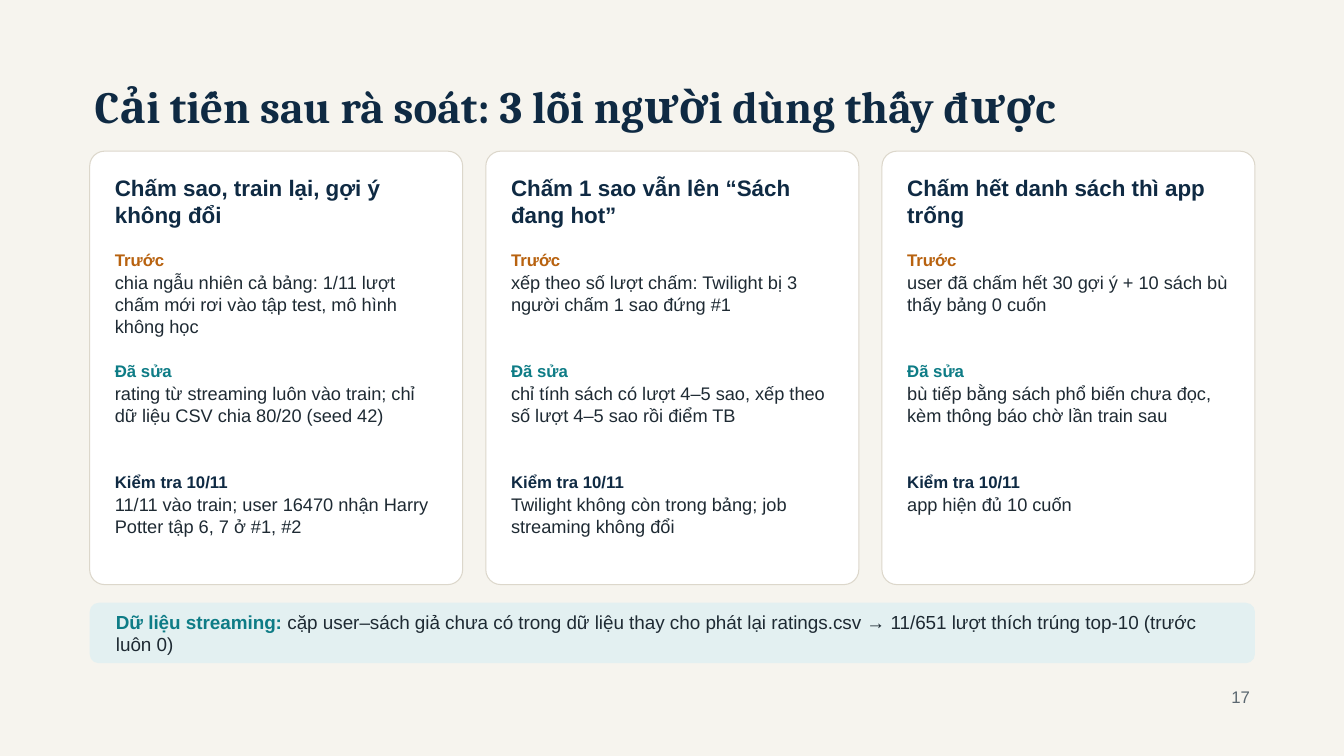
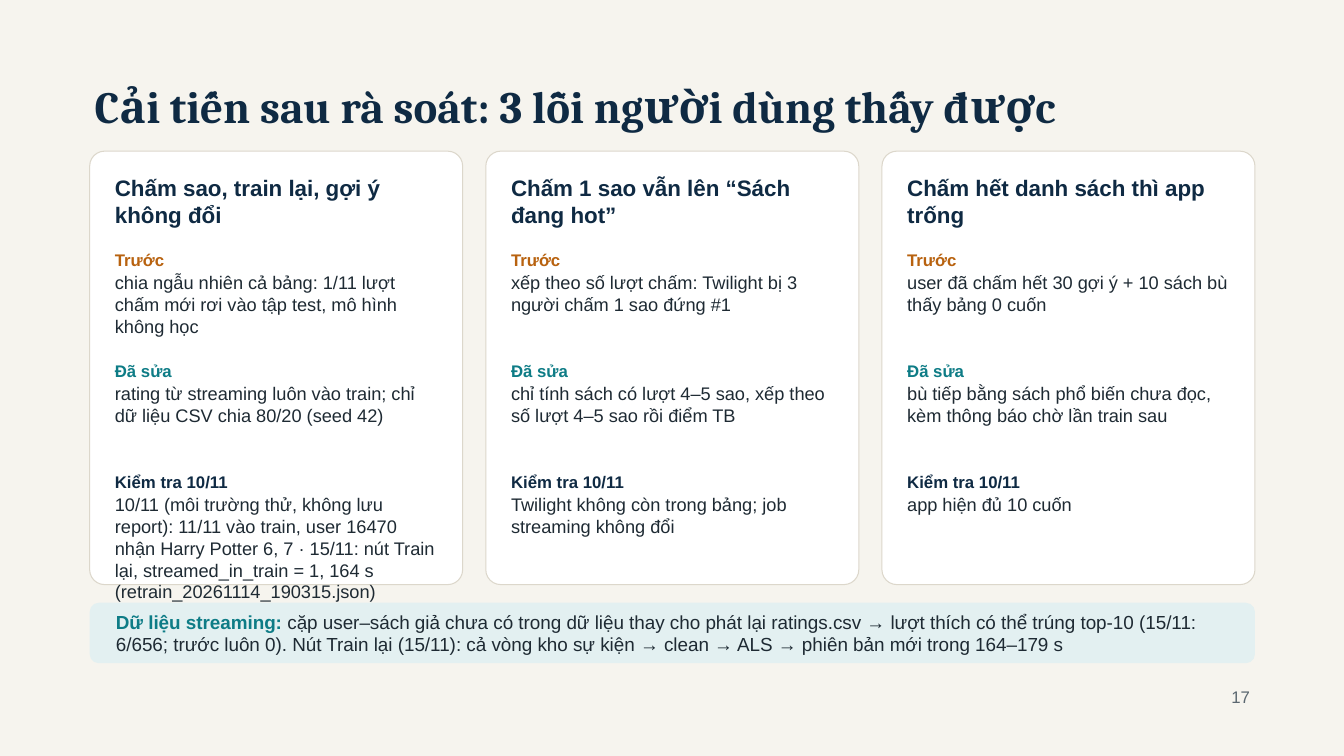
Before and after one commit to haoluonghuynhngoc/Group_06_BigData, a slide deck: slide 17 of Present/BookPulse - BDA501 Session 10 Final Presentation.pptx. Drawn at 1344x756 pixels with LibreOffice and Linux fonts; fonts in the diff are those of the drawing. Boxes give left, top, right and bottom in pixels: in the first picture for what was removed or moved away, otherwise in the second. Text is boxed around its words. In the diff, an @@ line names an element or a change of style, - is before the commit and + after.

```diff
--- a/Present/BookPulse - BDA501 Session 10 Final Presentation.pptx
+++ b/Present/BookPulse - BDA501 Session 10 Final Presentation.pptx
@@ text at [115, 497, 435, 602]: text changed @@
-11/11 vào train; user 16470 nhận Harry Potter tập 6, 7 ở #1, #2
+10/11 (môi trường thử, không lưu report): 11/11 vào train, user 16470 nhận Harry Potter 6, 7 · 15/11: nút Train lại, streamed_in_train = 1, 164 s (retrain_20261114_190315.json)
@@ text at [116, 614, 1196, 655]: text changed @@
-Dữ liệu streaming: cặp user–sách giả chưa có trong dữ liệu thay cho phát lại ratings.csv → 11/651 lượt thích trúng top-10 (trước luôn 0)
+Dữ liệu streaming: cặp user–sách giả chưa có trong dữ liệu thay cho phát lại ratings.csv → lượt thích có thể trúng top-10 (15/11: 6/656; trước luôn 0). Nút Train lại (15/11): cả vòng kho sự kiện → clean → ALS → phiên bản mới trong 164–179 s
```
Also in this commit, not shown: 10 other slides changed, 1 slide added, 50 other files.
